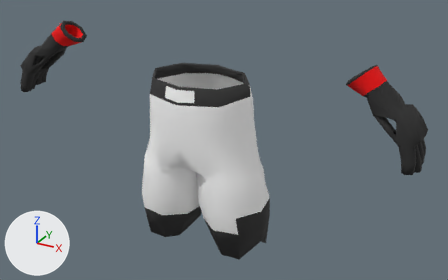
An edit to the FBX model Assets/Models/Outfits/MMA/MMA_2.fbx, drawn before and after from the same camera.
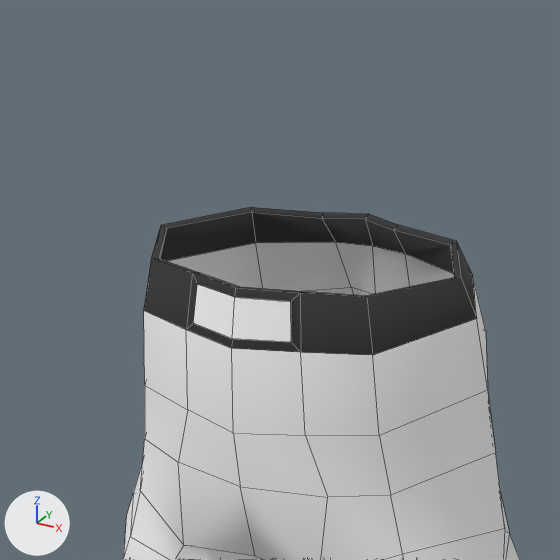
Old and new are each drawn whole from a camera (50 mm lens) standing at (1.316, -2.202, 2.466) and looking at (0.079, 0.047, 1.341) and again close up on the part from 24% to 62% of the width and 0% to 60% of the height. The lights are fixed; the arrows at lower left show +X, +Y and +Z. The close-ups show mesh edges as thin lines.

The older version as bpy lines, for what is in view:
```python
me_cylinder_005 = bpy.data.meshes.new('Cylinder.005')
me_cylinder_005.from_pydata(...)  # 384 vertices, 386 faces; spans x -0.318..0.318, y -0.214..0.206, z -0.492..0.322
# faces by material slot: [280, 106]
me_cylinder_005.materials.append(mat_shorts)  # white #ffffff
me_cylinder_005.materials.append(mat_shorts2)  # black #343434
# before: 6 (0.0, 0.133, 0.322) at pixel (368, 213), 7 (0.158, 0.085, 0.321) at pixel (456, 240), 9 (0.225, -0.033, 0.318) at pixel (460, 276), 11 (0.157, -0.151, 0.316) at pixel (366, 296), 13 (0.0, -0.199, 0.316) at pixel (235, 287)
# before: 17 (0.079, -0.176, 0.315) at pixel (300, 292), 20 (0.058, 0.111, 0.321) at pixel (398, 224), 94 (-0.158, 0.085, 0.321) at pixel (250, 207), 96 (-0.225, -0.033, 0.318) at pixel (160, 225), 98 (-0.157, -0.151, 0.316) at pixel (151, 257)
# before: 102 (-0.079, -0.176, 0.315) at pixel (192, 272), 105 (-0.058, 0.111, 0.321) at pixel (323, 212), 198 (0.0, 0.125, 0.316) at pixel (365, 219), 199 (0.152, 0.079, 0.316) at pixel (450, 245), 201 (0.215, -0.033, 0.314) at pixel (454, 277)
# before: 203 (0.151, -0.144, 0.314) at pixel (365, 295), 205 (0.0, -0.189, 0.314) at pixel (239, 286), 209 (0.076, -0.167, 0.314) at pixel (302, 291), 212 (0.056, 0.103, 0.316) at pixel (393, 230), 286 (-0.152, 0.079, 0.316) at pixel (251, 212)
# before: 288 (-0.215, -0.033, 0.314) at pixel (166, 228), 290 (-0.151, -0.144, 0.314) at pixel (158, 258), 294 (-0.076, -0.167, 0.314) at pixel (198, 272), 297 (-0.056, 0.103, 0.316) at pixel (321, 218)
ob_skin_001 = bpy.data.objects.new('Skin.001', me_cylinder_005)
ob_skin_001.location = (0.0, 0.0, 1.337)
```
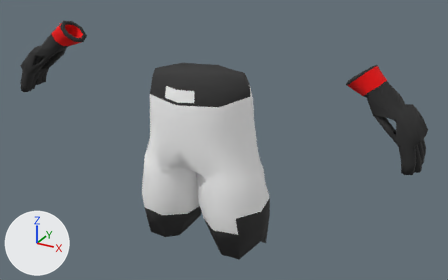
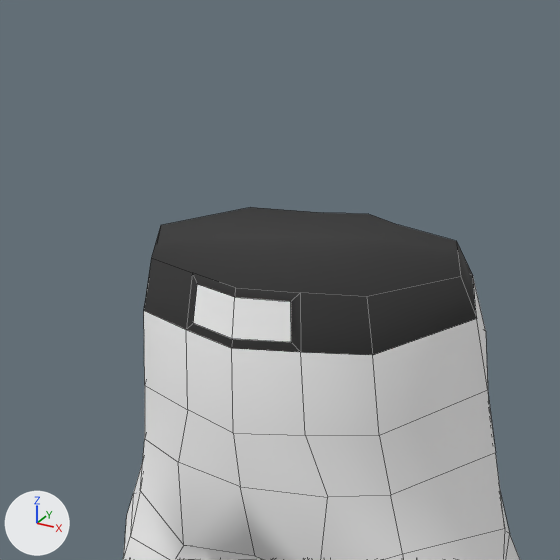
Where the change shows, as pixel boxes [x1, y1, x2, y2] in the close-ups (560 x 560 px):
part 1 of me_cylinder_005, cut back: [152, 207, 461, 297] in both

Patch to the scene script:
```diff
--- a/Assets/Models/Outfits/MMA/MMA_2.fbx.py
+++ b/Assets/Models/Outfits/MMA/MMA_2.fbx.py
@@ me_cylinder_005 @@
 me_cylinder_005.from_pydata(...)  # 384 vertices, 386 faces; spans x -0.318..0.318, y -0.214..0.206, z -0.492..0.322
 # used by ob_skin_001; location = (0.0, 0.0, 1.337)
 # verts and faces of me_cylinder_005; kept vertices keep their numbers, new ones are numbered from 384
+# me_cylinder_005 part 1
+delete_faces([(9, 201, 203, 11), (7, 199, 201, 9), (7, 20, 212, 199), (11, 203, 209, 17), (6, 198, 212, 20), (96, 98, 290, 288)])
+delete_faces([(94, 96, 288, 286), (94, 286, 297, 105), (98, 102, 294, 290), (6, 105, 297, 198), (13, 17, 209, 205), (13, 205, 294, 102)])
+verts[198] = (0.0, 0.128, 0.313)  # moved
+verts[199] = (0.154, 0.081, 0.313)  # moved
+verts[201] = (0.218, -0.033, 0.31)  # moved
+verts[203] = (0.153, -0.146, 0.309)  # moved
+verts[205] = (0.0, -0.192, 0.309)  # moved
+verts[209] = (0.077, -0.17, 0.308)  # moved
+verts[212] = (0.057, 0.106, 0.312)  # moved
+verts[286] = (-0.154, 0.081, 0.313)  # moved
+verts[288] = (-0.218, -0.033, 0.31)  # moved
+verts[290] = (-0.153, -0.146, 0.309)  # moved
+verts[294] = (-0.077, -0.17, 0.308)  # moved
+verts[297] = (-0.057, 0.106, 0.312)  # moved
+faces += [(6, 105, 94, 96, 98, 102, 13, 17, 11, 9, 7, 20), (198, 212, 199, 201, 203, 209, 205, 294, 290, 288, 286, 297)]  # mat_shorts2 (black #343434)
 me_cylinder_005.materials.append(mat_shorts)
```
